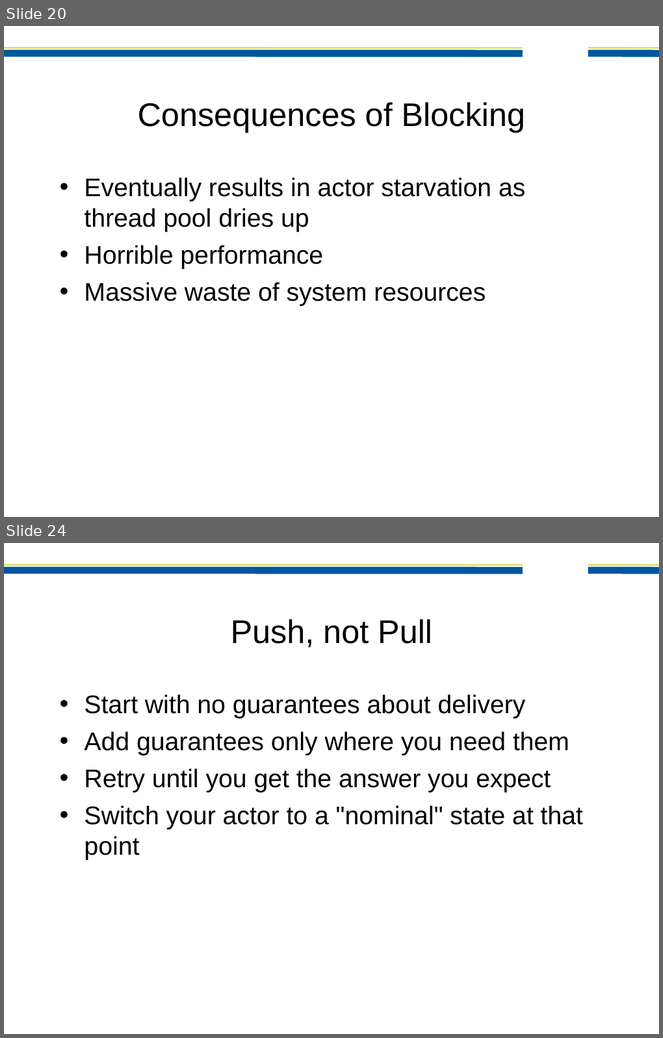
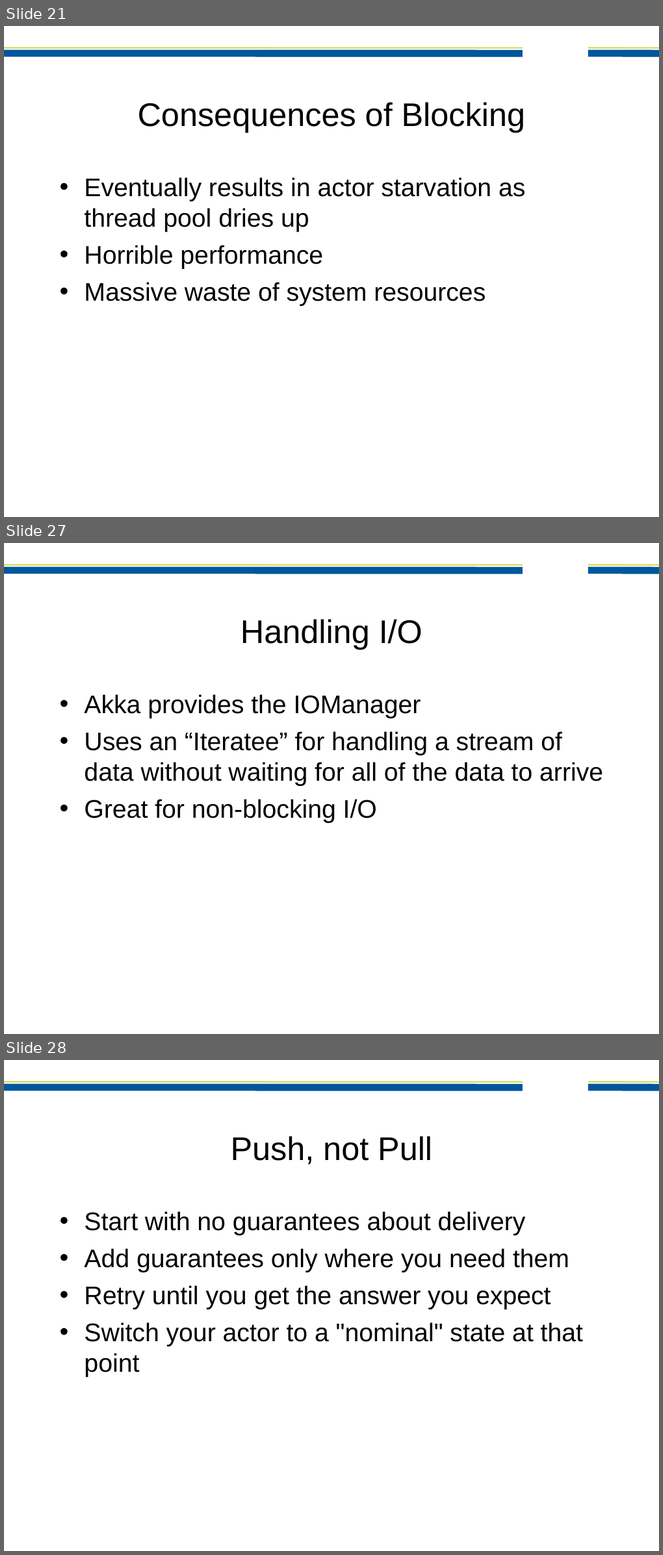
Before and after one commit to jamie-allen/effective_actors, a slide deck: preso/EffectiveActors-JaxConf2012.ppt. Shown one above the other, each under a label of ours: slides 20 and 24 before the commit, slides 21, 27 and 28 after it; the slides between them are not shown. The pictures are 663x1038 and 663x1555 pixels, drawn with LibreOffice and Linux fonts; fonts in the diff are those of the drawing; background and template pictures are left out. Boxes give left, top, right and bottom in pixels: in the first picture for what was removed or moved away, otherwise in the second. Text is boxed around its words. In the diff, an @@ line names an element or a change of style, - is before the commit and + after.

```diff
--- a/preso/EffectiveActors-JaxConf2012.ppt
+++ b/preso/EffectiveActors-JaxConf2012.ppt
@@ slide 27 added at (4,543,659,1034), background #FFFFFF; not listed: 4 template elements that a slide beside it also shows @@
@@ title added at (241,619,423,650), 36 pt, text #000000 @@
+Handling I/O
@@ text added at (84,694,603,823), 28 pt, text #000000 @@
+• Akka provides the IOManager
+• Uses an “Iteratee” for handling a stream of data without waiting for all of the data to arrive
+• Great for non-blocking I/O
@@ what was slide 20 is now slide 21 @@
@@ what was slide 24 is now slide 28 @@
```
Also in this commit, not shown: 11 slides changed, 4 other slides added, 1 other file.
